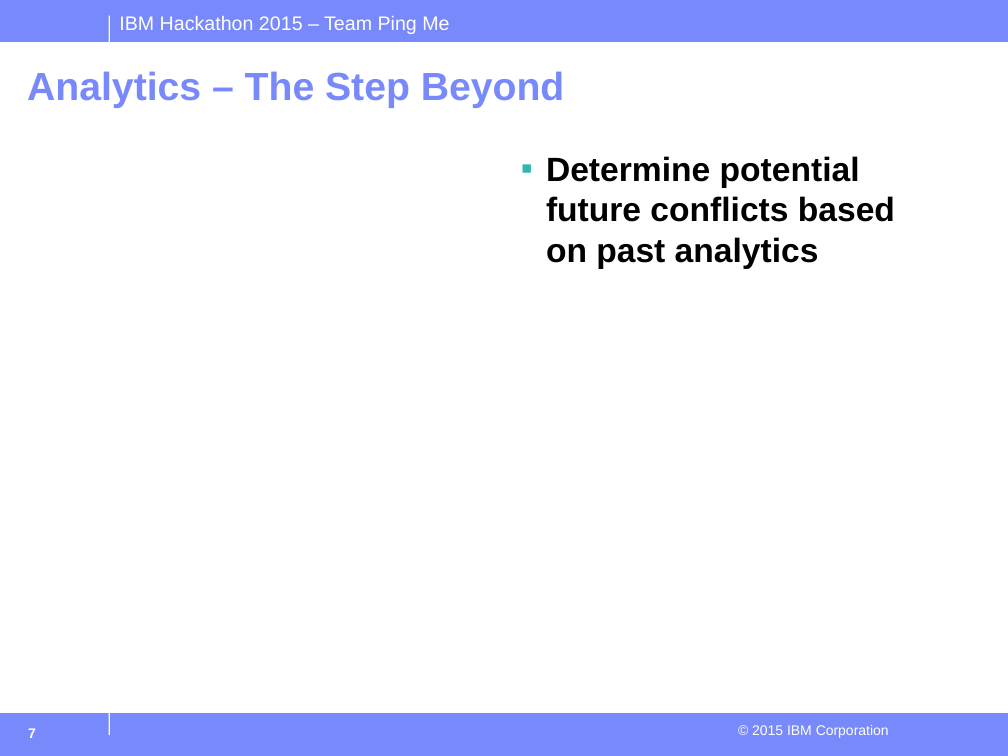
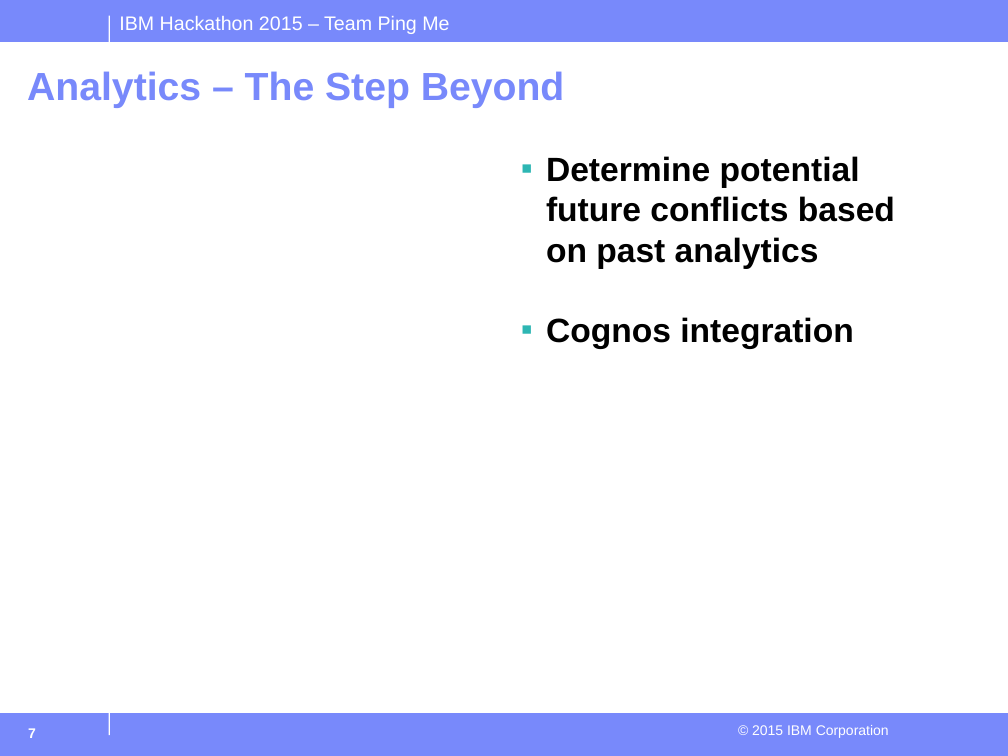
Before and after one commit to peterj35/Toronto-Public-Library-App, a slide deck: slide 7 of Hackathon2015.odp. Drawn at 1008x756 pixels with LibreOffice and Linux fonts; fonts in the diff are those of the drawing; background and template pictures are left out. Boxes give left, top, right and bottom in pixels: in the first picture for what was removed or moved away, otherwise in the second. Text is boxed around its words. In the diff, an @@ line names an element or a change of style, - is before the commit and + after.

```diff
--- a/Hackathon2015.odp
+++ b/Hackathon2015.odp
@@ text at bbox=[546, 317, 853, 349]: paragraph added @@
+▪ Cognos integration
```
Also in this commit, not shown: 1 other slide changed.
